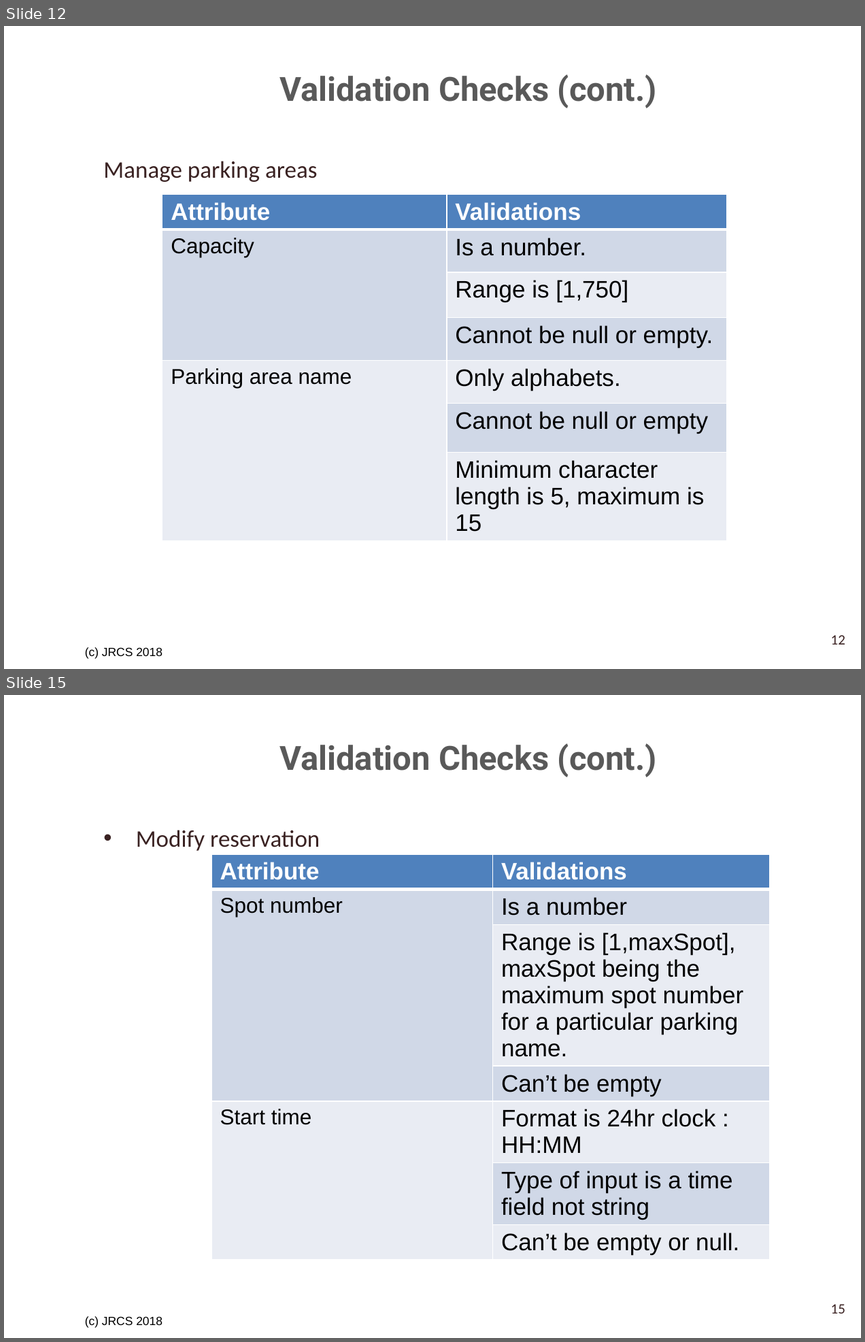
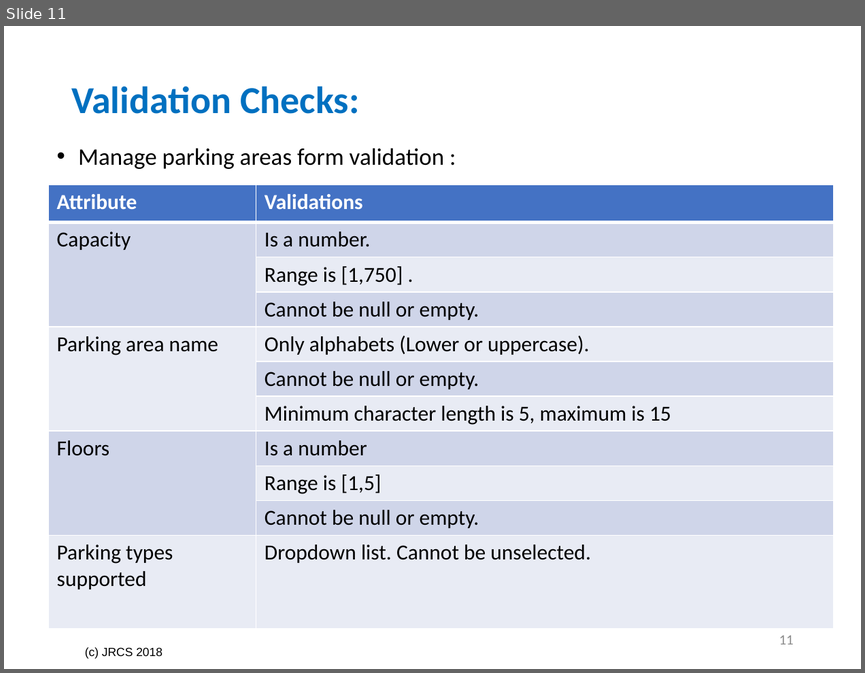
Before and after one commit to SrihariShastry/UTA_Parking, a slide deck: Project_Analysis_Team_3/Validation Checks and Rules Tables.pptx. Shown one above the other, each under a label of ours: slides 12 and 15 before the commit, slide 11 after it; the slides between them are not shown. The pictures are 865x1342 and 865x673 pixels, drawn with LibreOffice and Linux fonts; fonts in the diff are those of the drawing; background and template pictures are left out. Boxes give left, top, right and bottom in pixels: in the first picture for what was removed or moved away, otherwise in the second. Text is boxed around its words. In the diff, an @@ line names an element or a change of style, - is before the commit and + after.

Commit message:
Reviewed validations and rules ppt

```diff
--- a/Project_Analysis_Team_3/Validation Checks and Rules Tables.pptx
+++ b/Project_Analysis_Team_3/Validation Checks and Rules Tables.pptx
@@ slide 15 removed at [4,695,861,1338], background picture (left out); not listed: 1 template element that a slide beside it also shows @@
@@ title removed at [279,743,657,777] @@
-Validation Checks (cont.)
@@ text removed at [136,830,320,851] @@
-• Modify reservation
@@ table removed at [211,854,770,1257], 7 rows, 2 columns @@
-Attribute | Validations
-Spot number | Is a number
- | Range is [1,maxSpot], maxSpot being the maximum spot number for a particular parking name.
- | Can’t be empty
-Start time | Format is 24hr clock : HH:MM
- | Type of input is a time field not string
- | Can’t be empty or null.
@@ page number removed at [831,1304,845,1313] @@
-15
@@ what was slide 12 is now slide 11 @@
@@ slide 11 changed as well @@
@@ title at [71,86,359,114]: text changed; size 28 to 32 pt; font Roboto to Calibri; text colour #595959 to #0070C0 @@
-Validation Checks (cont.)
+Validation Checks:
@@ text at [78,148,444,169]: text changed; text colour #3A2222 to #000000 @@
-Manage parking areas
+• Manage parking areas form validation :
@@ table at [49,184,834,624] @@
-row 3, column 2: Range is [1,750]
+row 3, column 2: Range is [1,750] .
-row 5, column 2: Only alphabets.
+row 5, column 2: Only alphabets (Lower or uppercase).
-row 6, column 2: Cannot be null or empty
+row 6, column 2: Cannot be null or empty.
+row 8: Floors | Is a number
+row 9:  | Range is [1,5]
+row 10:  | Cannot be null or empty.
+row 11: Parking types supported | Dropdown list. Cannot be unselected.
@@ table: place and size @@
-table at [162,194,727,534]
+table at [49,184,834,624]
@@ page number added at [779,635,793,644], 12 pt, text #8C8C8C @@
+11
@@ page number removed at [831,635,845,644] @@
-12
```
Also in this commit, not shown: 10 other slides changed, 11 slides added, 12 other slides removed, 9 other files.
